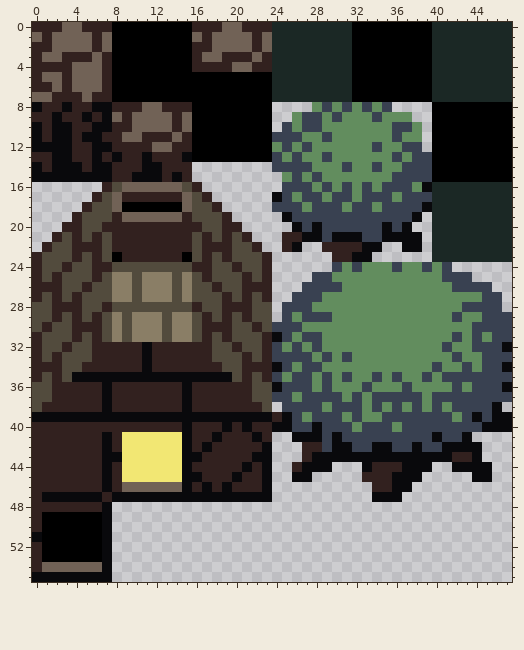
Pixel-art sprite, stored at Textures/ObstacleTilemap.png. Above, as it was before the edit.
The file is 48x56 pixels.
Once edited:
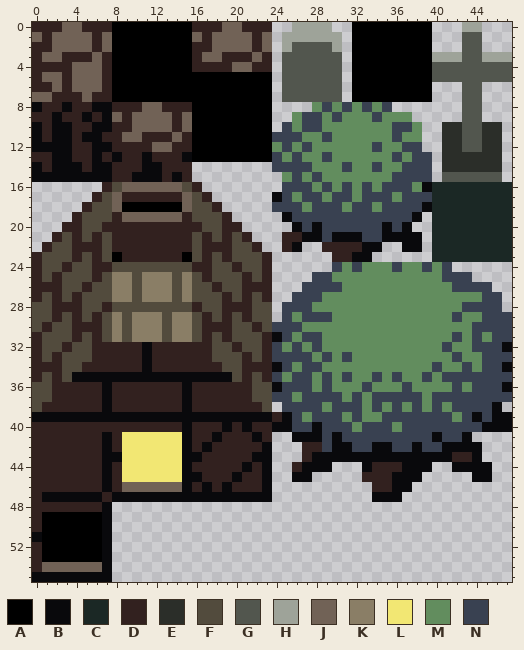
Palette (. is transparent): A #000000  B #09090c  C #1b2825  D #32211f  E #2b2e29  F #524b3d  G #52564e  H #9ea399  J #716256  K #8a7e66  L #f2e773  M #628d5e  N #394151
Diff:
{"y":0,"x":24,"old":"CCCCCCCC","new":"..HHHH.."}
{"y":0,"x":40,"old":"CCCCCCCC","new":"...HH..."}
{"y":1,"x":24,"old":"CCCCCCCC","new":".HHHHHH."}
{"y":1,"x":40,"old":"CCCCCCCC","new":"...GG..."}
{"y":2,"x":24,"old":"CCCCCCCC","new":".HGGGGH."}
{"y":2,"x":40,"old":"CCCCCCCC","new":"...GG..."}
{"y":3,"x":24,"old":"CCCCCCCC","new":".GGGGGG."}
{"y":3,"x":40,"old":"CCCCCCCC","new":"HHHGGHHH"}
{"y":4,"x":24,"old":"CCCCCCCC","new":".GGGGGG."}
{"y":4,"x":40,"old":"CCCCCCCC","new":"GGGGGGGG"}
{"y":5,"x":24,"old":"CCCCCCCC","new":".GGGGGG."}
{"y":5,"x":40,"old":"CCCCCCCC","new":"GGGGGGGG"}
{"y":6,"x":24,"old":"CCCCCCCC","new":".GGGGGG."}
{"y":6,"x":40,"old":"CCCCCCCC","new":"...GG..."}
{"y":7,"x":24,"old":"CCCCCCCC","new":".GGGGGG."}
{"y":7,"x":40,"old":"CCCCCCCC","new":"...GG..."}
{"y":8,"x":40,"old":"AAAAAAAA","new":"...GG..."}
{"y":9,"x":40,"old":"AAAAAAAA","new":"...GG..."}
{"y":10,"x":40,"old":"AAAAAAAA","new":".EEGGEE."}
{"y":11,"x":40,"old":"AAAAAAAA","new":".EEGGEE."}
{"y":12,"x":40,"old":"AAAAAAAA","new":".EEGGEE."}
{"y":13,"x":40,"old":"AAAAAAAA","new":".EEEEEE."}
{"y":14,"x":40,"old":"AAAAAAAA","new":".EEEEEE."}
{"y":15,"x":40,"old":"AAAAAAAA","new":".GGGGGG."}
{"label":"changed","picture_box":[272,22,352,102]}
{"label":"changed","picture_box":[432,22,512,182]}
